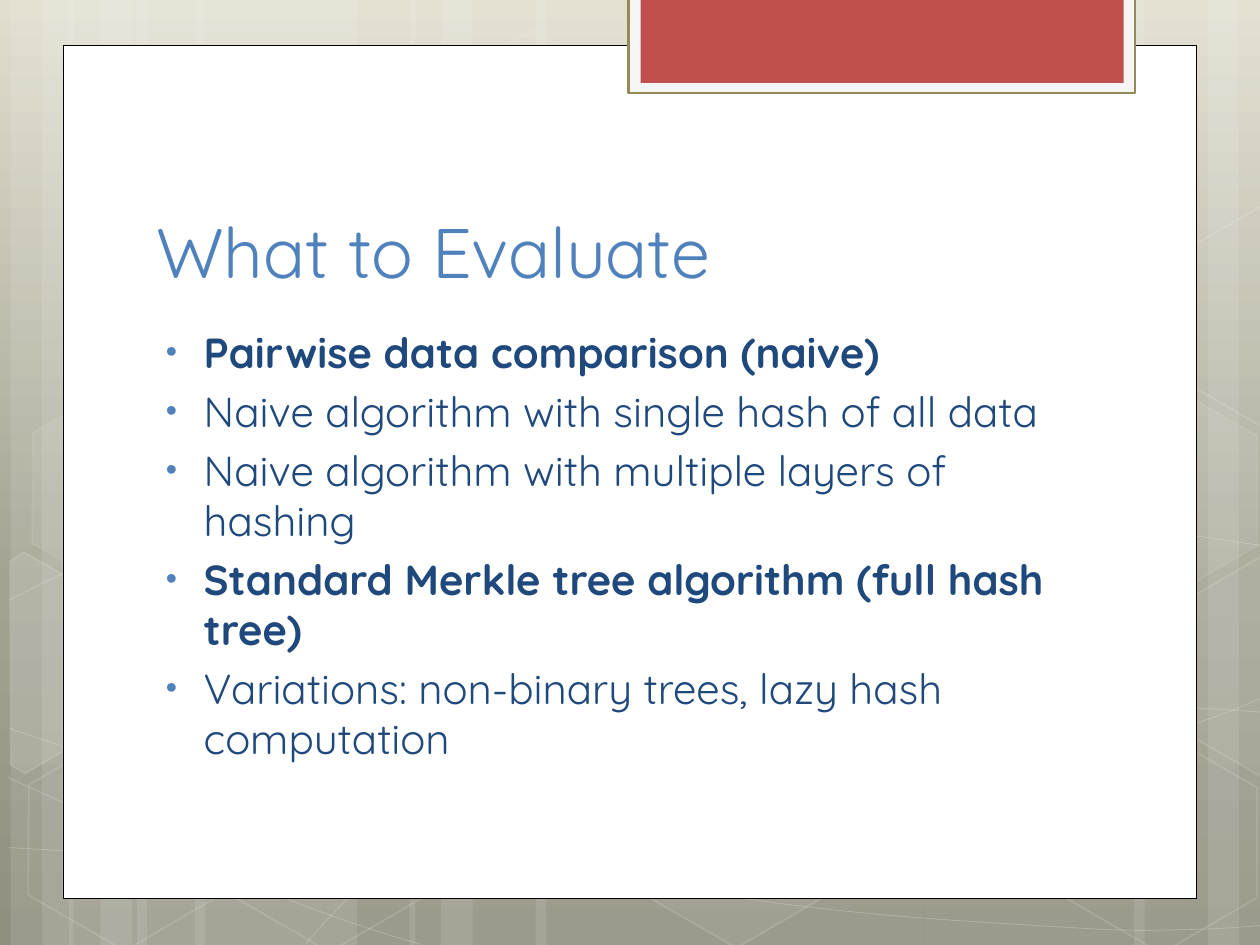
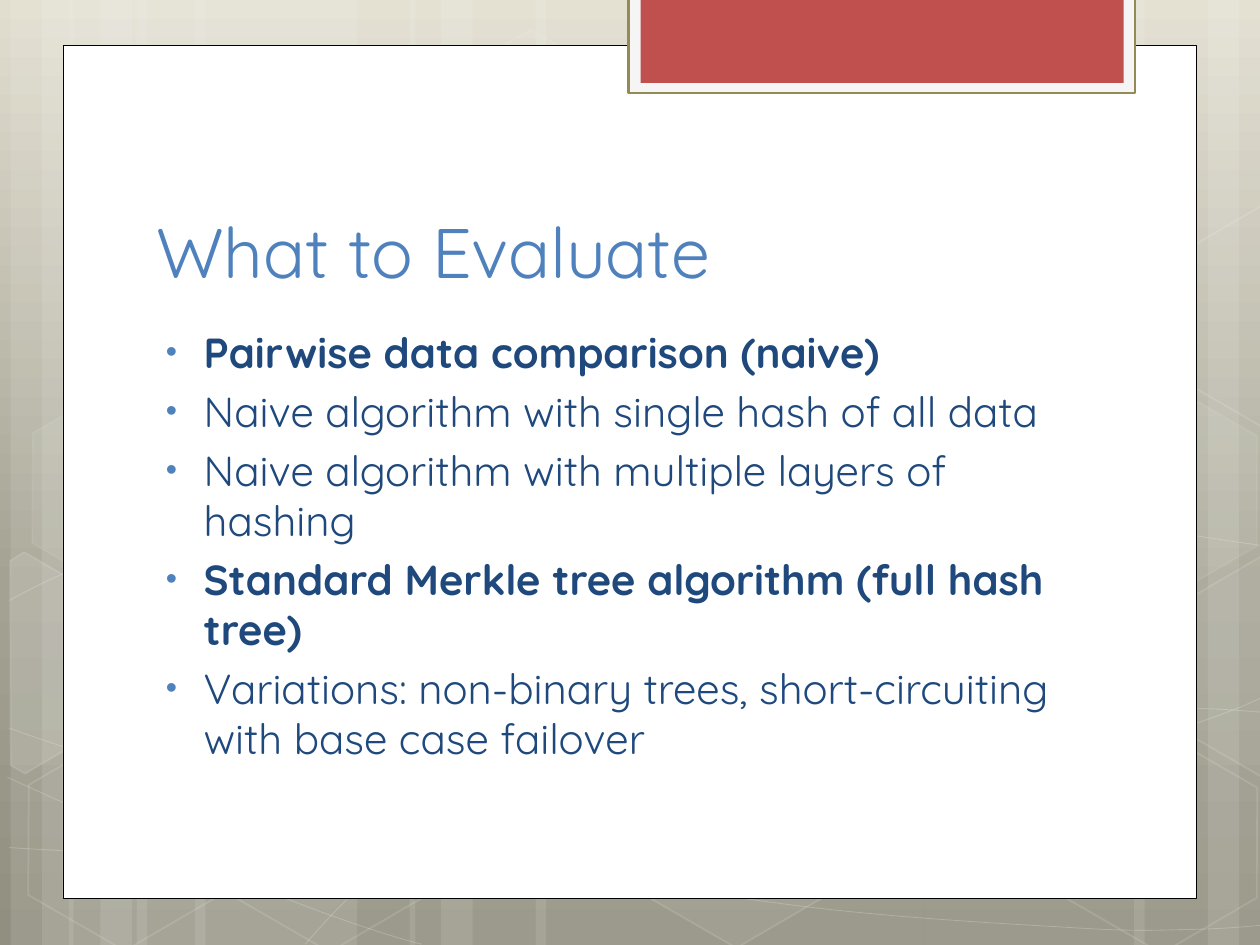
Before and after one commit to kennygao/AntiEntropy, a slide deck: slide 11 of presentation/presentation.pptx. Drawn at 1260x945 pixels with LibreOffice and Linux fonts; fonts in the diff are those of the drawing. Boxes give left, top, right and bottom in pixels: in the first picture for what was removed or moved away, otherwise in the second. Text is boxed around its words. In the diff, an @@ line names an element or a change of style, - is before the commit and + after.

Commit message:
Finished presentation slides.

```diff
--- a/presentation/presentation.pptx
+++ b/presentation/presentation.pptx
@@ text at <box>204,673,1048,755</box>: text changed @@
-• Variations: non-binary trees, lazy hash computation
+• Variations: non-binary trees, short-circuiting with base case failover
```
Also in this commit, not shown: 3 other slides changed.
